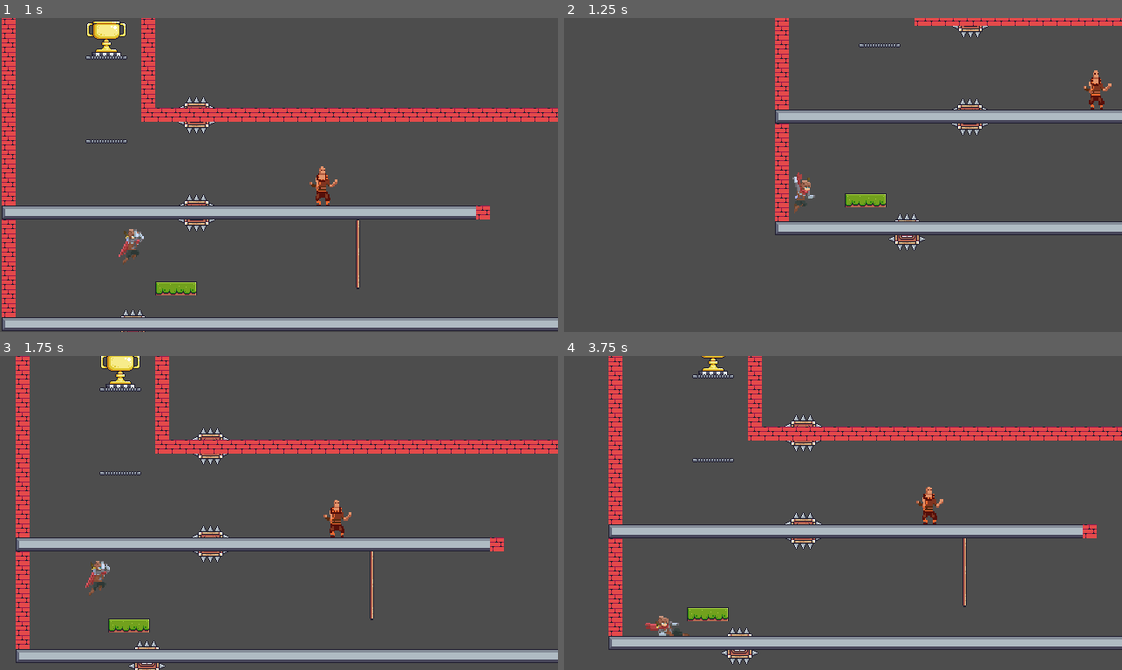
Above: before the commit, frames 1-4 (two rows, left to right).
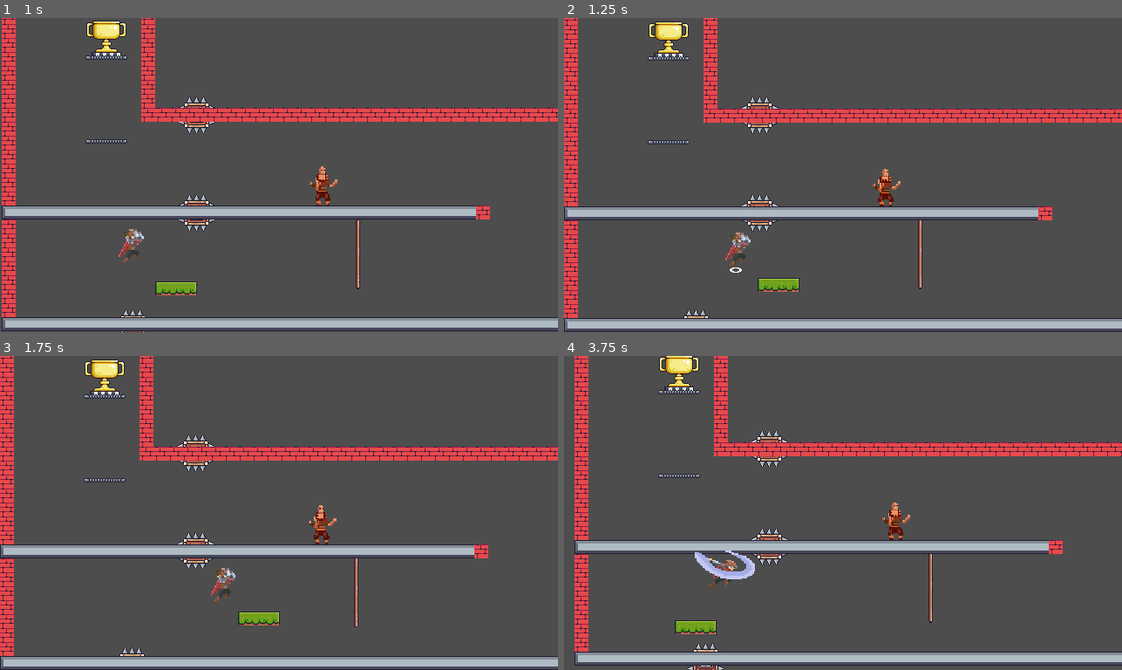
Above: after the commit, the same moments.

Repository: DeVelox/Niro
Game: Godot game, scene res://main.tscn
Two runs of this game, one before a commit and one after it. Both use one fixed random seed, a clock stepped at 60 frames per second and the inputs below.
Inputs:
- Up to frame 1 (1 s): hold D (right) from 0.53 s (still down); tap Shift (dash) at 0.6 s; tap Space (dedicated_jump) at 0.77 s; tap F (interact) at 0.8 s
- Up to frame 2 (1.25 s): keep holding D (right); tap Space (dedicated_jump) at 1.07 s
- Up to frame 3 (1.75 s): keep holding D (right); tap F (interact) at 1.35 s; tap Space (dedicated_jump) at 1.52, 1.55 s
- Up to frame 4 (3.75 s): tap Space (dedicated_jump) at 1.82, 2.1, 3.02, 3.32 s; release D (right) at 2.03 s; hold A (left) 2.03-2.78 s; tap W (jump) at 2.3, 2.85 s; hold D (right) from 2.78 s (still down); tap Shift (dash) at 3.05, 3.6 s

Frame 1 is identical in both runs. In frame 2, 22% of the frame differs, in the area x 0-100%, y 0-100%; in frame 3, 24%; in frame 4, 29%, in the area x 1-100%, y 0-100%.

Commit message:
Added back sounds

Diff:
--- a/player/player.gd
+++ b/player/player.gd
@@ -35,18 +35,18 @@
 
 @onready var sprite: AnimatedSprite2D = $AnimatedSprite2D
 @onready var hitbox: CollisionShape2D = $CollisionShape2D
-@onready var drop_check: RayCast2D = $DropCheck
-@onready var interact_check: RayCast2D = $InteractCheck
-@onready var dash_timer: Timer = $DashTimer
-@onready var slide_timer: Timer = $SlideTimer
-@onready var slide_cooldown: Timer = $SlideCooldown
-@onready var coyote_timer: Timer = $CoyoteTimer
-@onready var jump_buffer: Timer = $JumpBuffer
-@onready var double_tap: Timer = $DoubleTap
-@onready var wall_hang_timer: Timer = $WallHangTimer
-@onready var long_press: Timer = $LongPress
-@onready var area_2d_gap_check: Area2D = $Area2DGapCheck
-@onready var gap_check: CollisionShape2D = $Area2DGapCheck/GapCheck
+@onready var dash_timer: Timer = $Timers/DashTimer
+@onready var slide_timer: Timer = $Timers/SlideTimer
+@onready var slide_cooldown: Timer = $Timers/SlideCooldown
+@onready var coyote_timer: Timer = $Timers/CoyoteTimer
+@onready var jump_buffer: Timer = $Timers/JumpBuffer
+@onready var double_tap: Timer = $Timers/DoubleTap
+@onready var wall_hang_timer: Timer = $Timers/WallHangTimer
+@onready var long_press: Timer = $Timers/LongPress
+@onready var drop_check: RayCast2D = $Detectors/DropCheck
+@onready var interact_check: RayCast2D = $Detectors/InteractCheck
+@onready var area_2d_gap_check: Area2D = $Detectors/Area2DGapCheck
+@onready var gap_check: CollisionShape2D = $Detectors/Area2DGapCheck/GapCheck
 @onready var jump_sound: AudioStreamPlayer = $JumpSound
 @onready var effects: AnimatedSprite2D = $Effects
 
@@ -152,6 +152,7 @@
 	if Input.is_action_just_pressed("jump") or not jump_buffer.is_stopped():
 		velocity.y = JUMP_VELOCITY
 		is_jumping = true
+		jump_sound.play()
 		return true
 	return false
 
@@ -175,6 +176,7 @@
 		velocity.y = JUMP_VELOCITY
 		is_jumping = true
 		is_sliding = false
+		jump_sound.play()
 		return true
 	return false
 
@@ -193,6 +195,7 @@
 		wall_hang_timer.stop()
 		is_jumping = true
 		is_wall_hanging = false
+		jump_sound.play()
 		return true
 	return false
 
@@ -203,6 +206,7 @@
 		velocity.x = motion * WALL_JUMP_MULTI
 		velocity.y = JUMP_VELOCITY
 		is_climbing = false
+		jump_sound.play()
 		return true
 	return false
 
@@ -212,6 +216,8 @@
 		velocity.y = JUMP_VELOCITY
 		has_double_jump = false
 		is_double_jumping = true
+		effects.play("double_jump")
+		jump_sound.play()
 		return true
 	return false
 
--- a/player/player.tscn
+++ b/player/player.tscn
@@ -259,83 +259,87 @@
 limit_smoothed = true
 position_smoothing_enabled = true
 
-[node name="DropCheck" type="RayCast2D" parent="."]
+[node name="Timers" type="Node" parent="."]
+
+[node name="DashTimer" type="Timer" parent="Timers"]
+wait_time = 0.15
+one_shot = true
+
+[node name="SlideTimer" type="Timer" parent="Timers"]
+wait_time = 0.3
+one_shot = true
+
+[node name="SlideCooldown" type="Timer" parent="Timers"]
+wait_time = 0.1
+one_shot = true
+
+[node name="JumpBuffer" type="Timer" parent="Timers"]
+wait_time = 0.2
+one_shot = true
+
+[node name="CoyoteTimer" type="Timer" parent="Timers"]
+wait_time = 0.1
+one_shot = true
+
+[node name="WallHangTimer" type="Timer" parent="Timers"]
+wait_time = 0.25
+one_shot = true
+
+[node name="LongPress" type="Timer" parent="Timers"]
+wait_time = 0.5
+one_shot = true
+
+[node name="DoubleTap" type="Timer" parent="Timers"]
+wait_time = 0.3
+one_shot = true
+
+[node name="Detectors" type="Node" parent="."]
+
+[node name="DropCheck" type="RayCast2D" parent="Detectors"]
 target_position = Vector2(0, 100)
 collision_mask = 8
 
-[node name="InteractCheck" type="RayCast2D" parent="."]
+[node name="InteractCheck" type="RayCast2D" parent="Detectors"]
 target_position = Vector2(64, 0)
 collision_mask = 32
 hit_from_inside = true
 collide_with_areas = true
 
-[node name="DashTimer" type="Timer" parent="."]
-wait_time = 0.15
-one_shot = true
-
-[node name="SlideTimer" type="Timer" parent="."]
-wait_time = 0.3
-one_shot = true
-
-[node name="SlideCooldown" type="Timer" parent="."]
-wait_time = 0.1
-one_shot = true
-
-[node name="JumpBuffer" type="Timer" parent="."]
-wait_time = 0.2
-one_shot = true
-
-[node name="CoyoteTimer" type="Timer" parent="."]
-wait_time = 0.1
-one_shot = true
-
-[node name="WallHangTimer" type="Timer" parent="."]
-wait_time = 0.25
-one_shot = true
-
-[node name="LongPress" type="Timer" parent="."]
-wait_time = 0.5
-one_shot = true
-
-[node name="DoubleTap" type="Timer" parent="."]
-wait_time = 0.3
-one_shot = true
-
-[node name="Area2DLeft" type="Area2D" parent="."]
+[node name="Area2DLeft" type="Area2D" parent="Detectors"]
 collision_mask = 128
 
-[node name="CollisionShape2D" type="CollisionShape2D" parent="Area2DLeft"]
+[node name="CollisionShape2D" type="CollisionShape2D" parent="Detectors/Area2DLeft"]
 position = Vector2(-14, 5)
 scale = Vector2(0.4, 0.6)
 shape = SubResource("RectangleShape2D_kjvja")
 
-[node name="Area2DRight" type="Area2D" parent="."]
+[node name="Area2DRight" type="Area2D" parent="Detectors"]
 collision_mask = 128
 
-[node name="CollisionShape2D" type="CollisionShape2D" parent="Area2DRight"]
+[node name="CollisionShape2D" type="CollisionShape2D" parent="Detectors/Area2DRight"]
 position = Vector2(14, 5)
 scale = Vector2(0.4, 0.6)
 shape = SubResource("RectangleShape2D_kjvja")
 
-[node name="Area2DGapCheck" type="Area2D" parent="."]
+[node name="Area2DGapCheck" type="Area2D" parent="Detectors"]
 visible = false
 collision_layer = 0
 collision_mask = 140
 
-[node name="GapCheck" type="CollisionShape2D" parent="Area2DGapCheck"]
+[node name="GapCheck" type="CollisionShape2D" parent="Detectors/Area2DGapCheck"]
 shape = SubResource("RectangleShape2D_0rk70")
 
-[node name="Area2DCollisionCheck" type="Area2D" parent="."]
+[node name="Area2DCollisionCheck" type="Area2D" parent="Detectors"]
 visible = false
 collision_layer = 0
 collision_mask = 140
 
-[node name="CollisionCheck" type="CollisionShape2D" parent="Area2DCollisionCheck"]
+[node name="CollisionCheck" type="CollisionShape2D" parent="Detectors/Area2DCollisionCheck"]
 shape = SubResource("RectangleShape2D_0rk70")
 
-[node name="Area2DClimbing" type="Area2D" parent="." groups=["climbing"]]
-
-[node name="ClimbCheck" type="CollisionShape2D" parent="Area2DClimbing"]
+[node name="Area2DClimbing" type="Area2D" parent="Detectors" groups=["climbing"]]
+
+[node name="ClimbCheck" type="CollisionShape2D" parent="Detectors/Area2DClimbing"]
 position = Vector2(-0.5, 9.5)
 shape = SubResource("RectangleShape2D_obud4")
 
@@ -350,10 +354,10 @@
 sprite_frames = SubResource("SpriteFrames_1xcut")
 animation = &"double_jump"
 
-[connection signal="timeout" from="DashTimer" to="." method="_on_dash_timer_timeout"]
-[connection signal="timeout" from="SlideTimer" to="." method="_on_slide_timer_timeout"]
-[connection signal="body_entered" from="Area2DLeft" to="." method="_on_area_2d_left_body_entered"]
-[connection signal="body_entered" from="Area2DRight" to="." method="_on_area_2d_right_body_entered"]
-[connection signal="body_entered" from="Area2DCollisionCheck" to="." method="_on_area_2d_collision_check_body_entered"]
-[connection signal="area_entered" from="Area2DClimbing" to="." method="_on_area_2d_climbing_area_entered"]
-[connection signal="area_exited" from="Area2DClimbing" to="." method="_on_area_2d_climbing_area_exited"]
+[connection signal="timeout" from="Timers/DashTimer" to="." method="_on_dash_timer_timeout"]
+[connection signal="timeout" from="Timers/SlideTimer" to="." method="_on_slide_timer_timeout"]
+[connection signal="body_entered" from="Detectors/Area2DLeft" to="." method="_on_area_2d_left_body_entered"]
+[connection signal="body_entered" from="Detectors/Area2DRight" to="." method="_on_area_2d_right_body_entered"]
+[connection signal="body_entered" from="Detectors/Area2DCollisionCheck" to="." method="_on_area_2d_collision_check_body_entered"]
+[connection signal="area_entered" from="Detectors/Area2DClimbing" to="." method="_on_area_2d_climbing_area_entered"]
+[connection signal="area_exited" from="Detectors/Area2DClimbing" to="." method="_on_area_2d_climbing_area_exited"]
